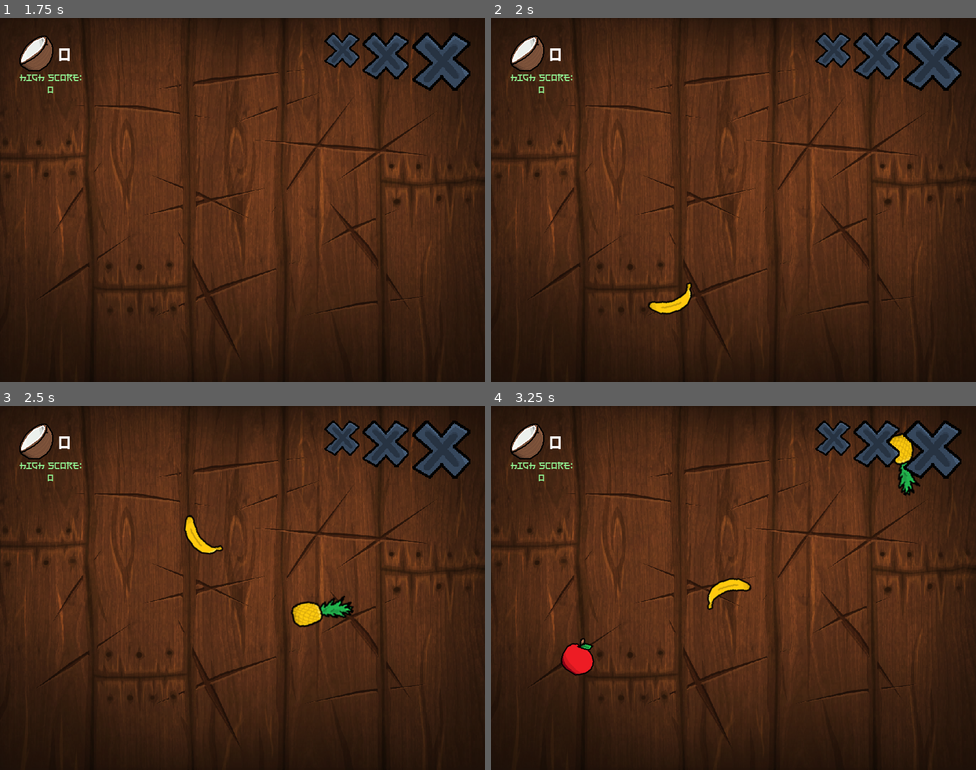
Above: before the commit, frames 1-4 (two rows, left to right).
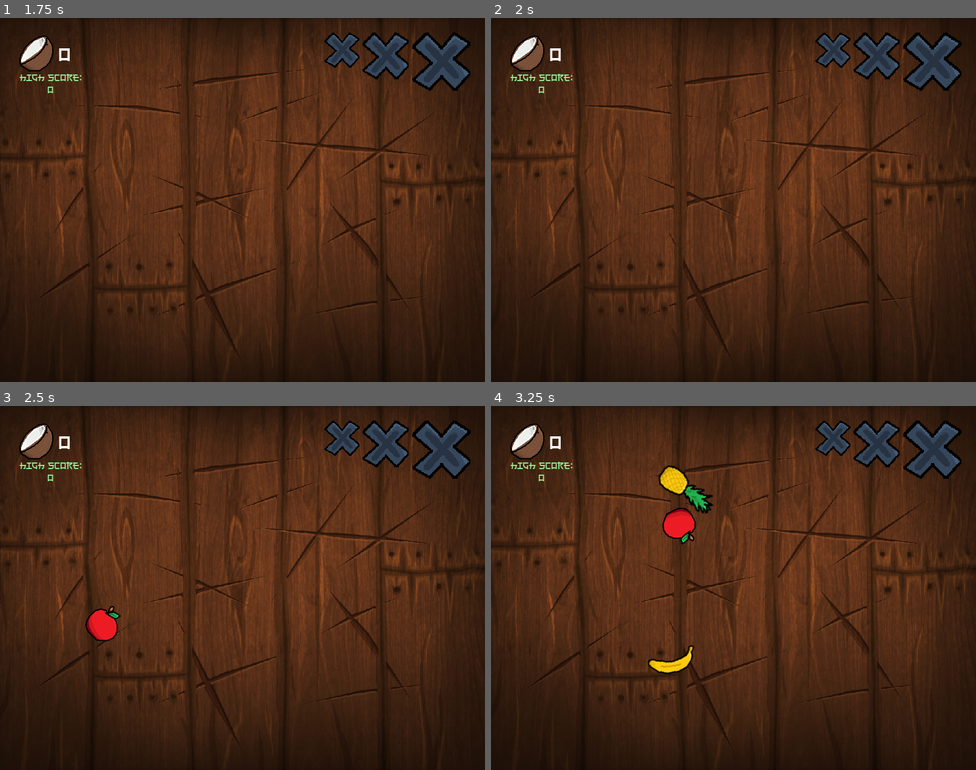
Above: after the commit, the same moments.

Repository: leafcabral/leafs-arcade
Game: Godot game, scene res://main/game_root.tscn
The game is run twice, just before and just after one commit, with the same random seed, the same clock (stepped at 60 frames per second) and the same inputs.
Inputs (mouse positions are in pixels of both pictures, inside the frame that each line leads up to):
- Up to frame 1 (1.75 s): tap Enter (ui_accept) at 0.5, 0.77, 1.52 s; move the mouse to (349, 181) at 0.52 s; move the mouse to (145, 218) at 1.27 s
- Up to frame 2 (2 s): no input
- Up to frame 3 (2.5 s): move the mouse to (291, 507) at 2.02 s
- Up to frame 4 (3.25 s): move the mouse to (709, 660) at 2.77 s; tap Enter (ui_accept) at 3.02 s

Frame 1 is identical in both runs. In frame 2, 0.3% of the frame differs, in the area x 32-42%, y 72-82%; in frame 3, 1.5%; in frame 4, 2.8%, in the area x 14-89%, y 7-75%.

Commit message:
refactor: move fruits spawning to FruitManager only

Diff:
--- a/4-fruit-ninja/entities/fruit/fruit_manager.gd
+++ b/4-fruit-ninja/entities/fruit/fruit_manager.gd
@@ -2,7 +2,6 @@
 extends Path2D
 
 
-signal spawn_cooldown_finished
 signal fruit_sliced
 signal unsliced_fruit_left
 signal bomb_sliced
@@ -10,7 +9,8 @@
 
 const BOMB_CHANCE := 0.1
 
-var fruits: Array[Fruit] = []
+var fruits_to_spawn: Array[Fruit] = []
+var fruits_spawned: Array[Fruit] = []
 var fruit_timers: Array[float] = []
 
 @onready var curve_legth := curve.get_baked_length()
@@ -18,10 +18,13 @@
 
 func _process(delta: float) -> void:
 	if fruit_timers:
-		fruit_timers[0] -= delta
-		if fruit_timers[0] <= 0:
-			spawn_cooldown_finished.emit()
-			fruit_timers.remove_at(0)
+		fruit_timers[-1] -= delta
+		if fruit_timers[-1] <= 0:
+			fruit_timers.pop_back()
+
+			var fruit: Fruit = fruits_to_spawn.pop_back()
+			fruits_spawned.append(fruit)
+			add_child(fruit)
 
 
 func spawn_fruits(amount: int, should_spawn_bomb: bool) -> void:
@@ -33,7 +36,7 @@
 			fruit = Fruit.create_random_normal()
 		fruit.position = get_random_position()
 
-		fruits.append(fruit)
+		fruits_to_spawn.append(fruit)
 		fruit.connect("exited_screen", _on_fruit_exited_screen)
 		fruit.connect("sliced", _on_fruit_sliced)
 		fruit.connect("exploded", _on_fruit_exploded)
@@ -46,24 +49,18 @@
 
 
 func clear_fruits() -> void:
-	for i in fruits:
+	fruits_to_spawn.clear()
+	for i in fruits_spawned:
 		i.queue_free()
-	fruits.clear()
+	fruits_spawned.clear()
 	fruit_timers.clear()
 
 
-func pool_unspawned_fruit() -> Fruit:
-	for i in fruits:
-		if not i.is_inside_tree():
-			return i
-	return null
-
-
 func erase_fruit(fruit: Fruit) -> void:
-	fruits.erase(fruit)
+	fruits_spawned.erase(fruit)
 	fruit.queue_free()
 
-	if not fruits:
+	if not fruits_spawned and not fruits_to_spawn:
 		fruits_depleted.emit()
 
 
--- a/4-fruit-ninja/main/game_root.tscn
+++ b/4-fruit-ninja/main/game_root.tscn
@@ -126,6 +126,5 @@
 [connection signal="bomb_sliced" from="GameWorld/FruitManager" to="GameWorld" method="_on_fruit_manager_bomb_sliced"]
 [connection signal="fruit_sliced" from="GameWorld/FruitManager" to="GameWorld" method="_on_fruit_manager_fruit_sliced"]
 [connection signal="fruits_depleted" from="GameWorld/FruitManager" to="GameWorld" method="_on_fruit_manager_fruits_depleted"]
-[connection signal="spawn_cooldown_finished" from="GameWorld/FruitManager" to="GameWorld" method="_on_fruit_manager_spawn_cooldown_finished"]
 [connection signal="unsliced_fruit_left" from="GameWorld/FruitManager" to="GameWorld" method="_on_fruit_manager_unsliced_fruit_left"]
 [connection signal="explosion_finished" from="GameHUD" to="." method="_on_game_hud_explosion_finished"]
--- a/4-fruit-ninja/main/game_world.gd
+++ b/4-fruit-ninja/main/game_world.gd
@@ -48,12 +48,6 @@
 	player_died.emit()
 
 
-func _on_fruit_manager_spawn_cooldown_finished() -> void:
-	var fruit := fruit_manager.pool_unspawned_fruit()
-	if fruit:
-		add_child(fruit)
-
-
 func _on_fruit_manager_fruits_depleted() -> void:
 	if running:
 		wave += 1
